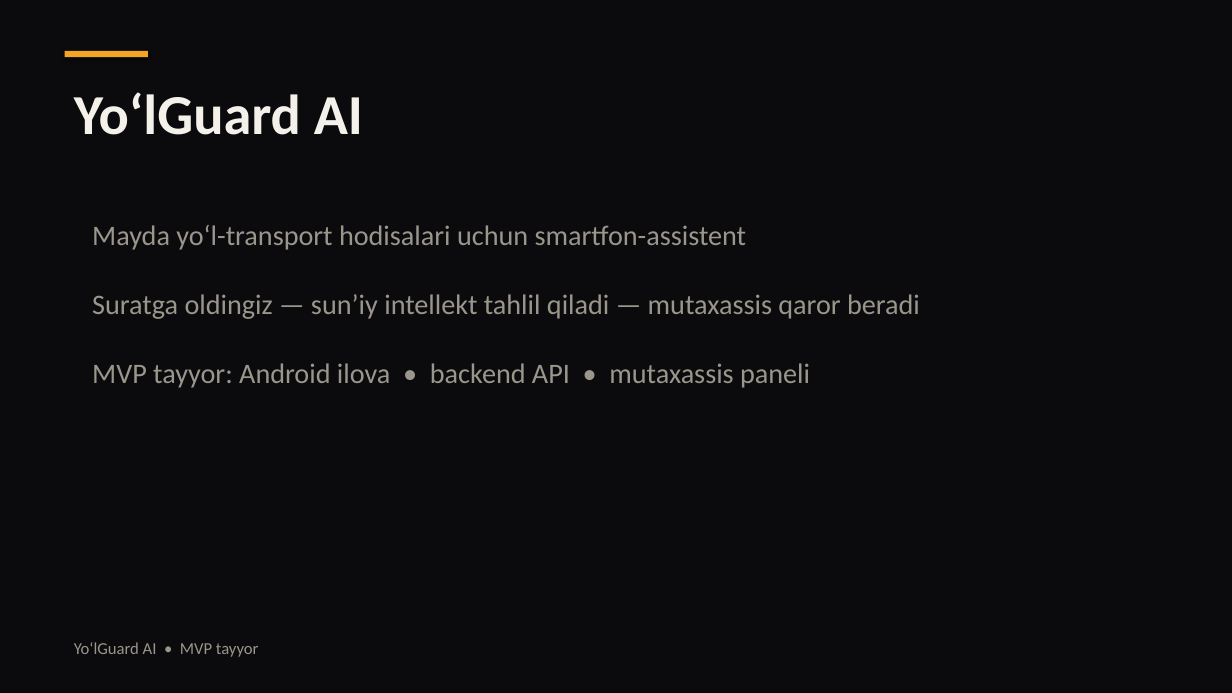
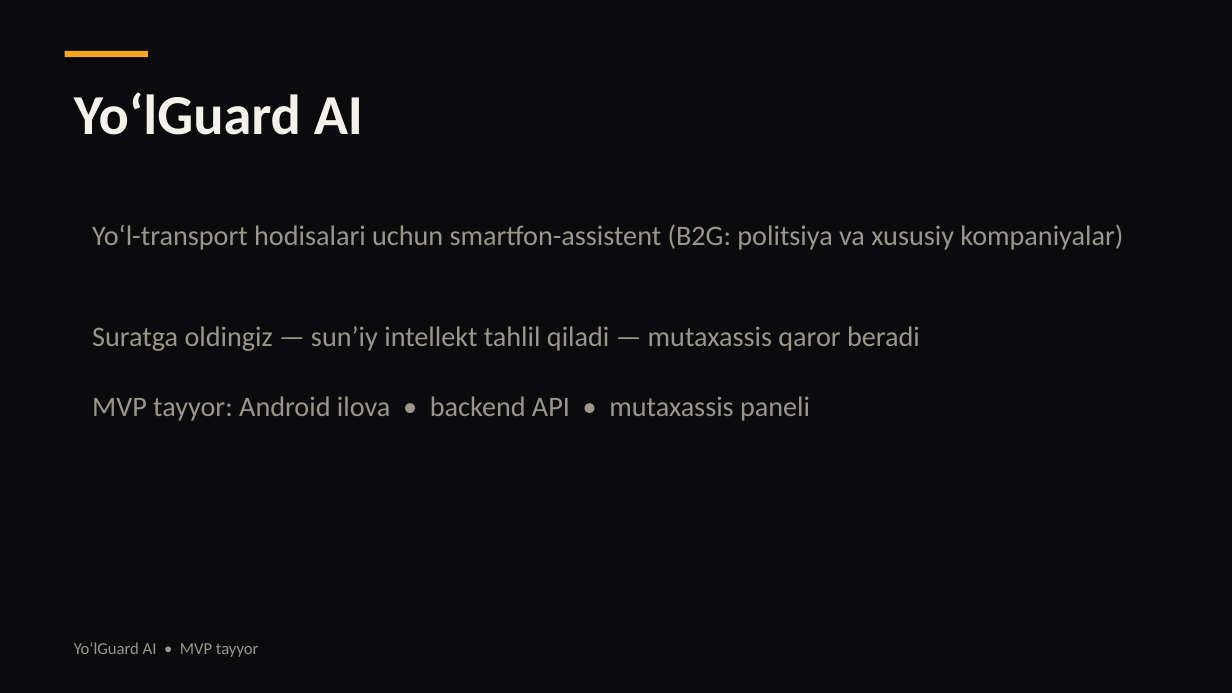
Before and after one commit to shokhruh123/yolguard, a slide deck: slide 1 of YoLGuard_Startup_Presentation.pptx. Drawn at 1232x693 pixels with LibreOffice and Linux fonts; fonts in the diff are those of the drawing. Boxes give left, top, right and bottom in pixels: in the first picture for what was removed or moved away, otherwise in the second. Text is boxed around its words. In the diff, an @@ line names an element or a change of style, - is before the commit and + after.

```diff
--- a/YoLGuard_Startup_Presentation.pptx
+++ b/YoLGuard_Startup_Presentation.pptx
@@ text at [92,224,1123,250]: text changed @@
-Mayda yo‘l-transport hodisalari uchun smartfon-assistent
+Yo‘l-transport hodisalari uchun smartfon-assistent (B2G: politsiya va xususiy kompaniyalar)
@@ text "Suratga oldingiz — sun’iy intellekt ...": place and size @@
-text "Suratga oldingiz — sun’iy intellekt ..." at [92,294,920,319]
+text "Suratga oldingiz — sun’iy intellekt ..." at [92,326,920,351]
@@ text "MVP tayyor: Android ilova • ...": place and size @@
-text "MVP tayyor: Android ilova • ..." at [92,363,810,388]
+text "MVP tayyor: Android ilova • ..." at [92,396,810,421]
```
Also in this commit, not shown: 1 other slide changed, 2 other files.
